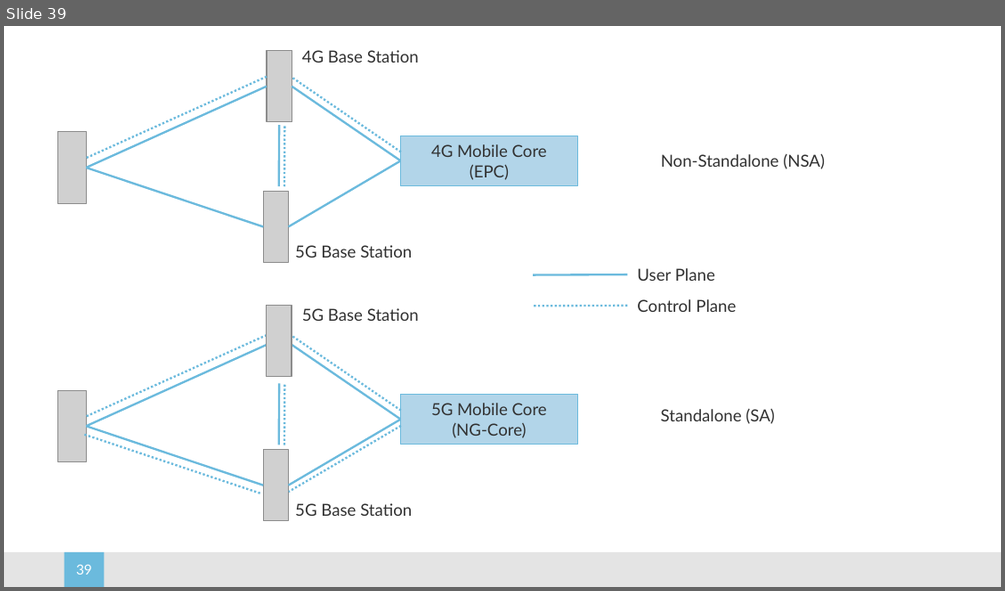
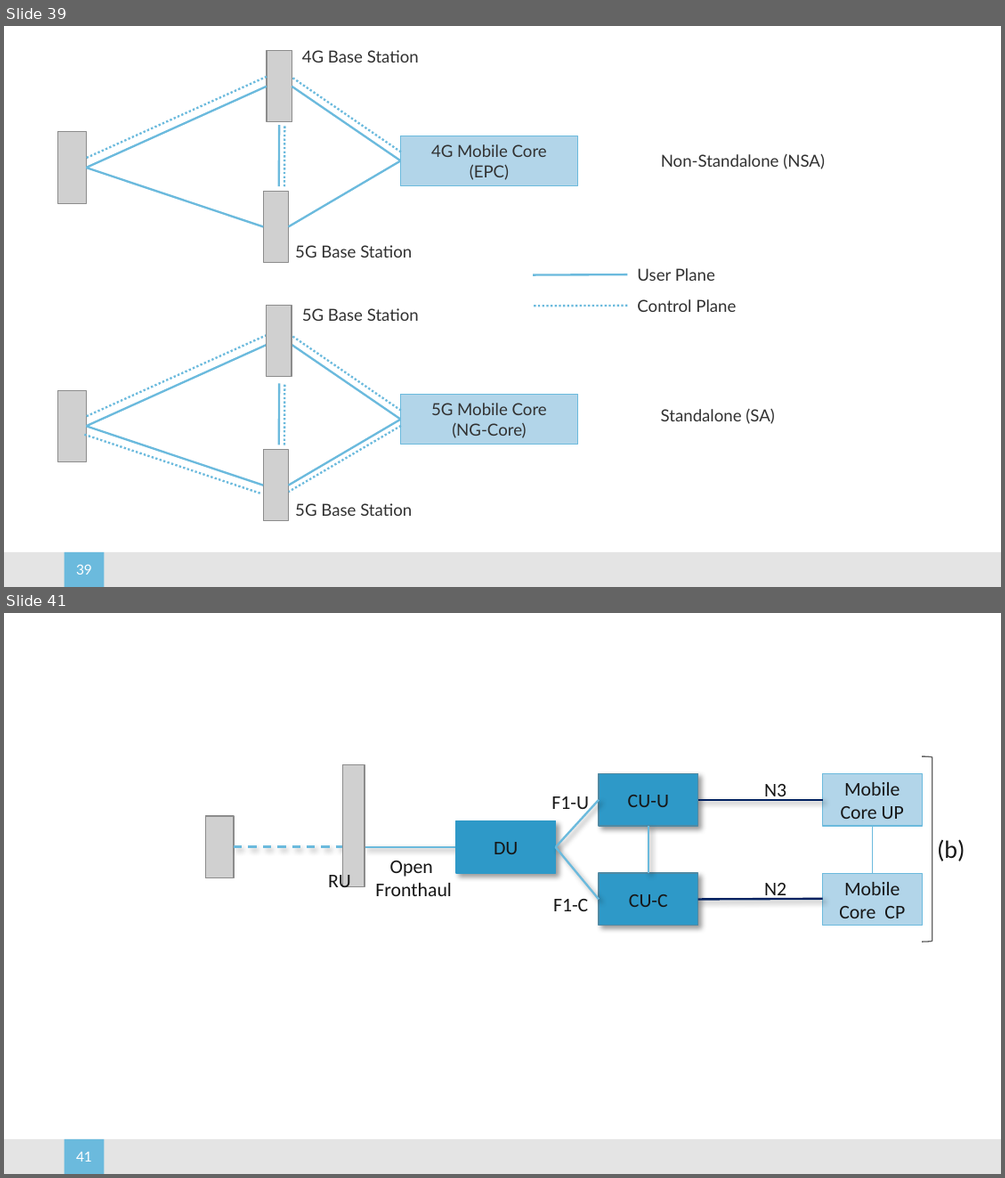
Before and after one commit to SystemsApproach/5G, a slide deck: figures.pptx. Shown one above the other, each under a label of ours: slide 39 before the commit, slides 39 and 41 after it; the slides between them are not shown. The pictures are 1005x591 and 1005x1178 pixels, drawn with LibreOffice and Linux fonts; fonts in the diff are those of the drawing; grey boxes stand for pictures; background and template pictures are left out. Boxes give left, top, right and bottom in pixels: in the first picture for what was removed or moved away, otherwise in the second. Text is boxed around its words. In the diff, an @@ line names an element or a change of style, - is before the commit and + after.

```diff
--- a/figures.pptx
+++ b/figures.pptx
@@ slide 41 added at [4,613,1001,1174], background #FFFFFF; not listed: 2 template elements that a slide beside it also shows @@
@@ picture added at [343,765,364,887] @@
@@ right bracket added at [922,756,932,942], outline #626262 0.85 pt @@
@@ text added at [551,796,589,814], 14 pt, text #161616 @@
+F1-U
@@ line added from (555, 847) to (599, 799), #6BBADD 1.5 pt @@
@@ rectangle added at [599,773,699,826], fill #2E99C8, outline #4F8AA3 0.85 pt, 14 pt, text #161616 @@
+CU-U
@@ line added from (698, 799) to (823, 799), #002060 1.5 pt @@
@@ text added at [764,784,786,801], 14 pt, text #161616 @@
+N3
@@ rectangle added at [823,773,922,826], fill #B2D5EA, outline #6BBADD 0.75 pt, 14 pt, text #161616 @@
+Mobile Core UP
@@ picture added at [205,816,234,878] @@
@@ rectangle added at [456,821,556,873], fill #2E99C8, outline #2E99C8 0.85 pt, 14 pt, text #161616 @@
+DU
@@ line added from (648, 873) to (648, 826), #6BBADD 1.5 pt @@
@@ line added from (873, 873) to (873, 826), #6BBADD 0.75 pt @@
@@ line added from (234, 847) to (354, 847), #6BBADD 1.5 pt dashed @@
@@ line added from (364, 847) to (455, 847), #6BBADD 1.5 pt @@
@@ line added from (555, 847) to (599, 899), #6BBADD 1.5 pt @@
@@ text added at [937,839,965,861], 18 pt, text #161616 @@
+(b)
@@ text added at [328,870,351,887], 14 pt, text #161616 @@
+RU
@@ text added at [375,860,452,896], 14 pt, text #161616 @@
+Open
+Fronthaul
@@ rectangle added at [599,873,699,925], fill #2E99C8, outline #4F8AA3 0.85 pt, 14 pt, text #161616 @@
+CU-C
@@ rectangle added at [823,873,922,925], fill #B2D5EA, outline #6BBADD 0.75 pt, 14 pt, text #161616 @@
+Mobile Core CP
@@ text added at [553,899,588,911], 14 pt, text #161616 @@
+F1-C
@@ line added from (698, 899) to (823, 898), #002060 1.5 pt @@
@@ text added at [764,883,786,900], 14 pt, text #161616 @@
+N2
```
Also in this commit, not shown: 2 other slides added, 6 other files.
